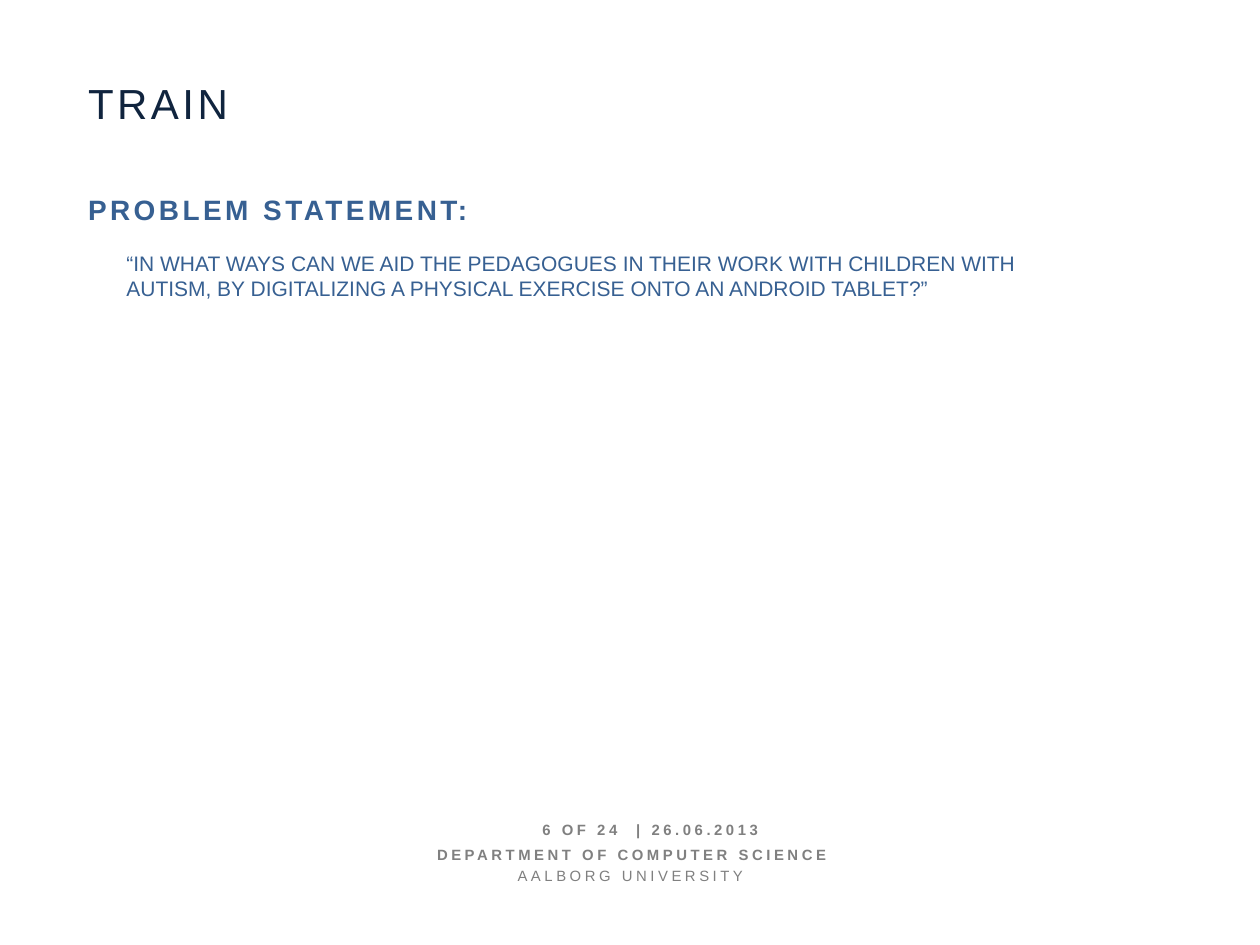
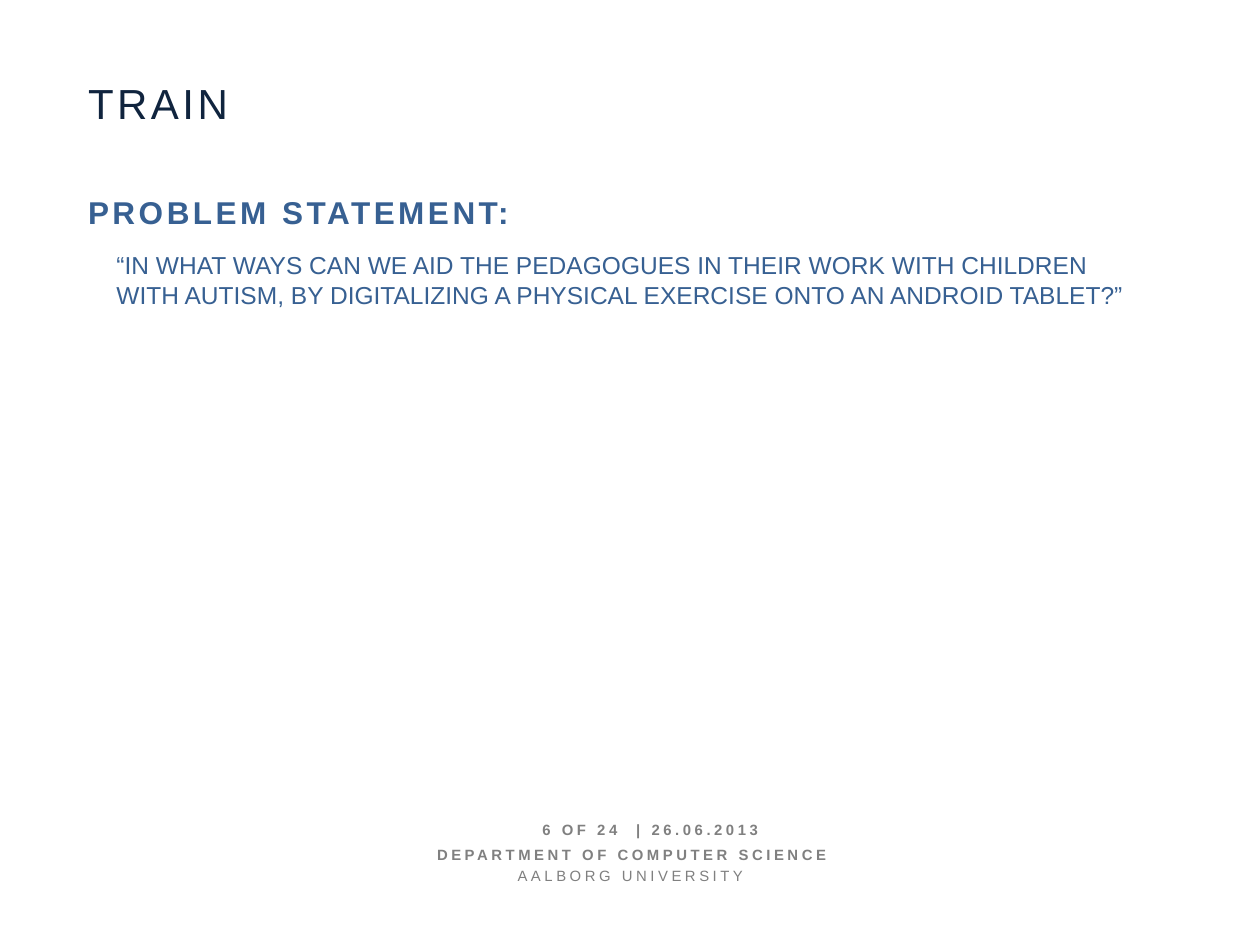
Before and after one commit to figa12/sw606f13, a slide deck: slide 6 of slides/main.pptx. Drawn at 1260x945 pixels with LibreOffice and Linux fonts; fonts in the diff are those of the drawing. Boxes give left, top, right and bottom in pixels: in the first picture for what was removed or moved away, otherwise in the second. Text is boxed around its words. In the diff, an @@ line names an element or a change of style, - is before the commit and + after.

Commit message:
større font

```diff
--- a/slides/main.pptx
+++ b/slides/main.pptx
@@ text "PROBLEM STATEMENT:" at [86,159,814,721]: size 16 to 18 pt @@
@@ text "“IN WHAT WAYS CAN WE ...": place and size @@
-text "“IN WHAT WAYS CAN WE ..." at [126,256,1015,299]
+text "“IN WHAT WAYS CAN WE ..." at [116,257,1123,307]
@@ text "“IN WHAT WAYS CAN WE ..." at [116,257,1123,307]: size 12 to 14 pt @@
```
Also in this commit, not shown: 14 other slides changed.
